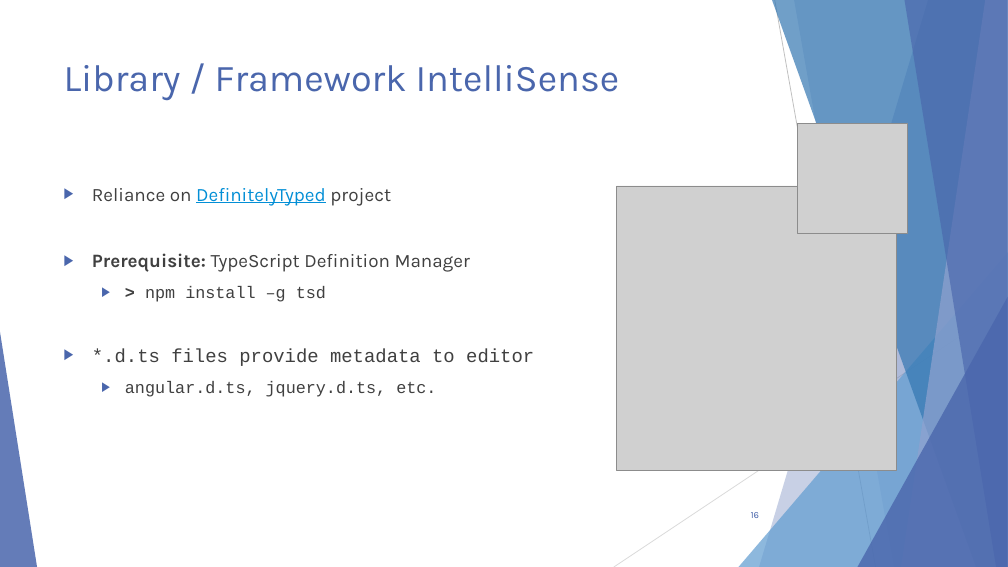
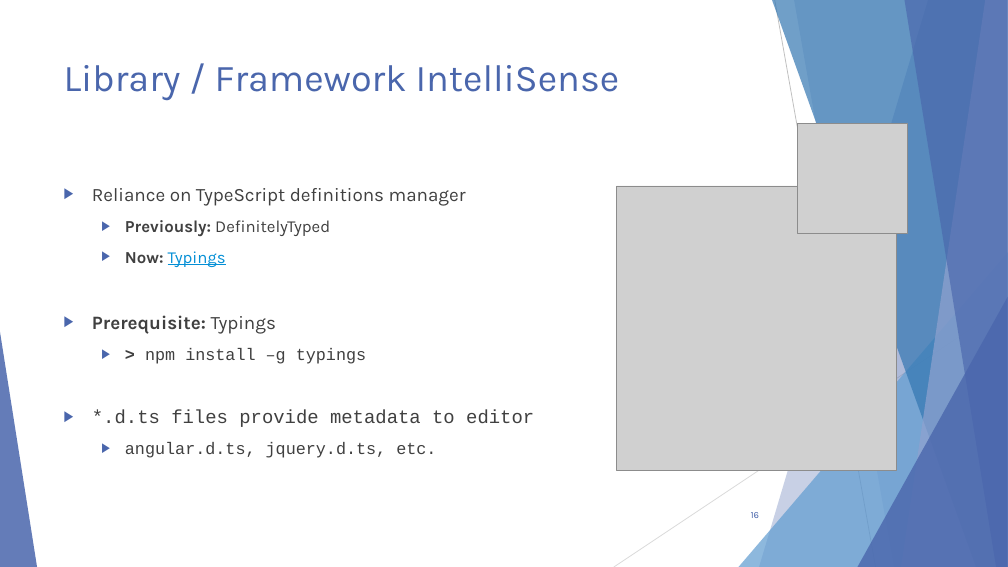
Before and after one commit to scottaddie/slide-decks, a slide deck: slide 16 of Intro to JavaScript Tooling in VS Code - MKEJS.pptx. Drawn at 1008x567 pixels with LibreOffice and Linux fonts; fonts in the diff are those of the drawing; grey boxes stand for pictures. Boxes give left, top, right and bottom in pixels: in the first picture for what was removed or moved away, otherwise in the second. Text is boxed around its words. In the diff, an @@ line names an element or a change of style, - is before the commit and + after.

Commit message:
Update MKE JS slide deck

```diff
--- a/Intro to JavaScript Tooling in VS Code - MKEJS.pptx
+++ b/Intro to JavaScript Tooling in VS Code - MKEJS.pptx
@@ text at [92, 188, 466, 364]: text changed @@
-▶ Reliance on DefinitelyTyped project
-▶ Prerequisite: TypeScript Definition Manager
-  ▶ > npm install –g tsd
+▶ Reliance on TypeScript definitions manager
+  ▶ Previously: DefinitelyTyped
+  ▶ Now: Typings
+▶ Prerequisite: Typings
+  ▶ > npm install –g typings
```
Also in this commit, not shown: 2 other slides changed.
